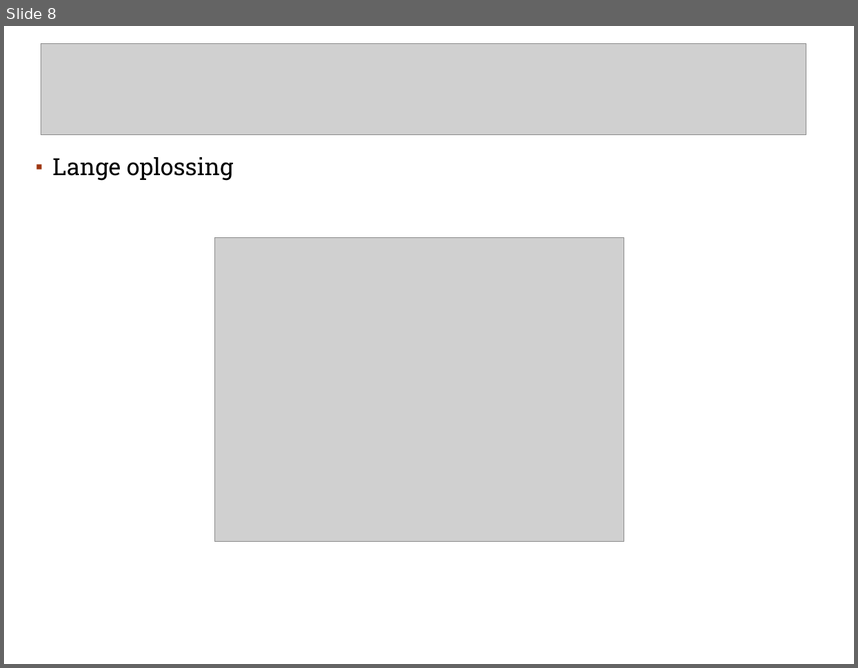
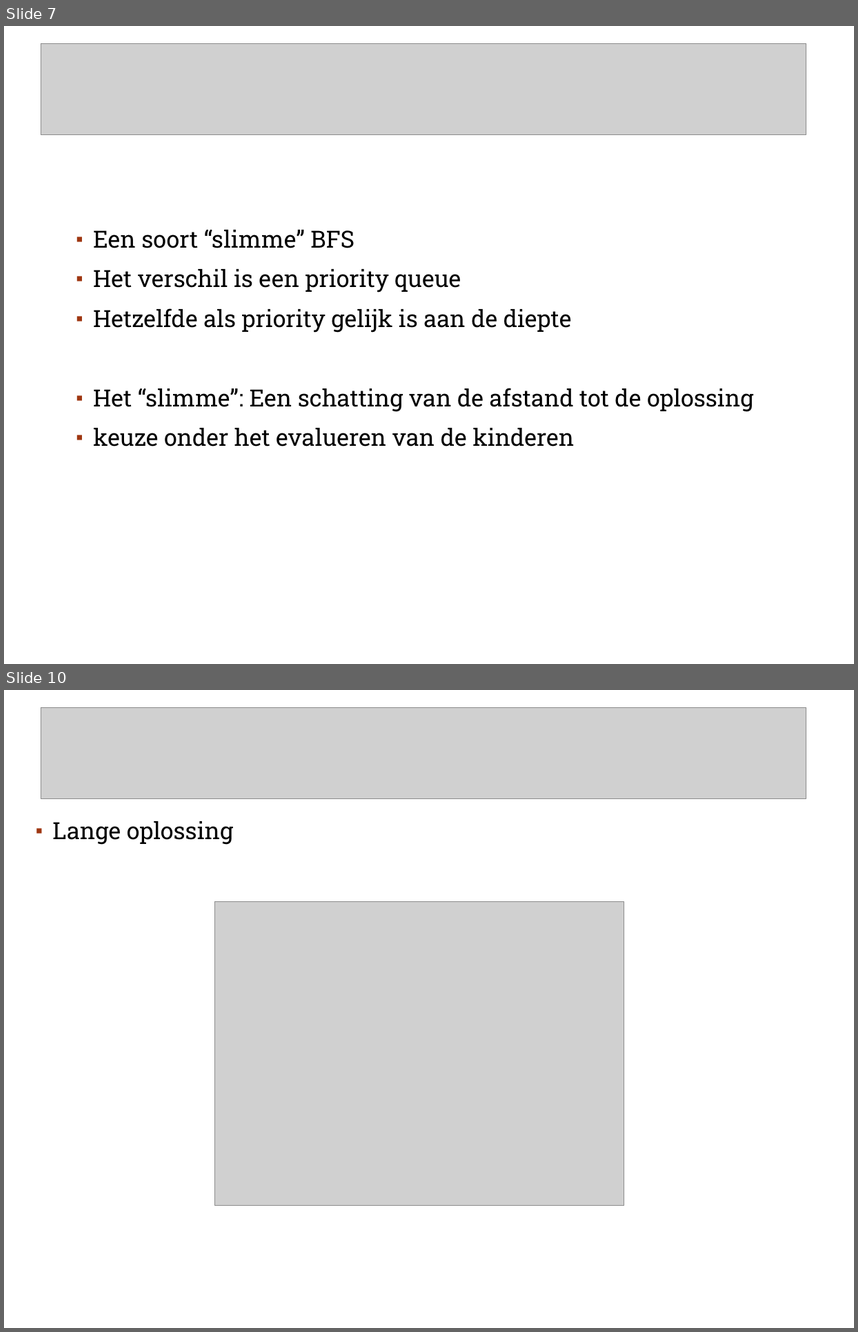
Before and after one commit to A-meerdervan/RushHourGit, a slide deck: eindpresentatie.ppt. Shown one above the other, each under a label of ours: slide 8 before the commit, slides 7 and 10 after it; the slides between them are not shown. The pictures are 858x668 and 858x1332 pixels, drawn with LibreOffice and Linux fonts; fonts in the diff are those of the drawing; grey boxes stand for pictures; background and template pictures are left out. Boxes give left, top, right and bottom in pixels: in the first picture for what was removed or moved away, otherwise in the second. Text is boxed around its words. In the diff, an @@ line names an element or a change of style, - is before the commit and + after.

```diff
--- a/eindpresentatie.ppt
+++ b/eindpresentatie.ppt
@@ slide 7 added at <box>4,26,854,664</box>, background #FFFFFF; not listed: 1 template element that a slide beside it also shows @@
@@ picture added at <box>41,44,806,135</box> @@
@@ text added at <box>93,229,753,446</box>, 20 pt, text #000000 @@
+▪ Een soort “slimme” BFS
+▪ Het verschil is een priority queue
+▪ Hetzelfde als priority gelijk is aan de diepte
+▪ Het “slimme”: Een schatting van de afstand tot de oplossing
+▪ keuze onder het evalueren van de kinderen
@@ what was slide 8 is now slide 10 @@
```
Also in this commit, not shown: 3 slides changed, 3 other slides added, 2 slides removed.
